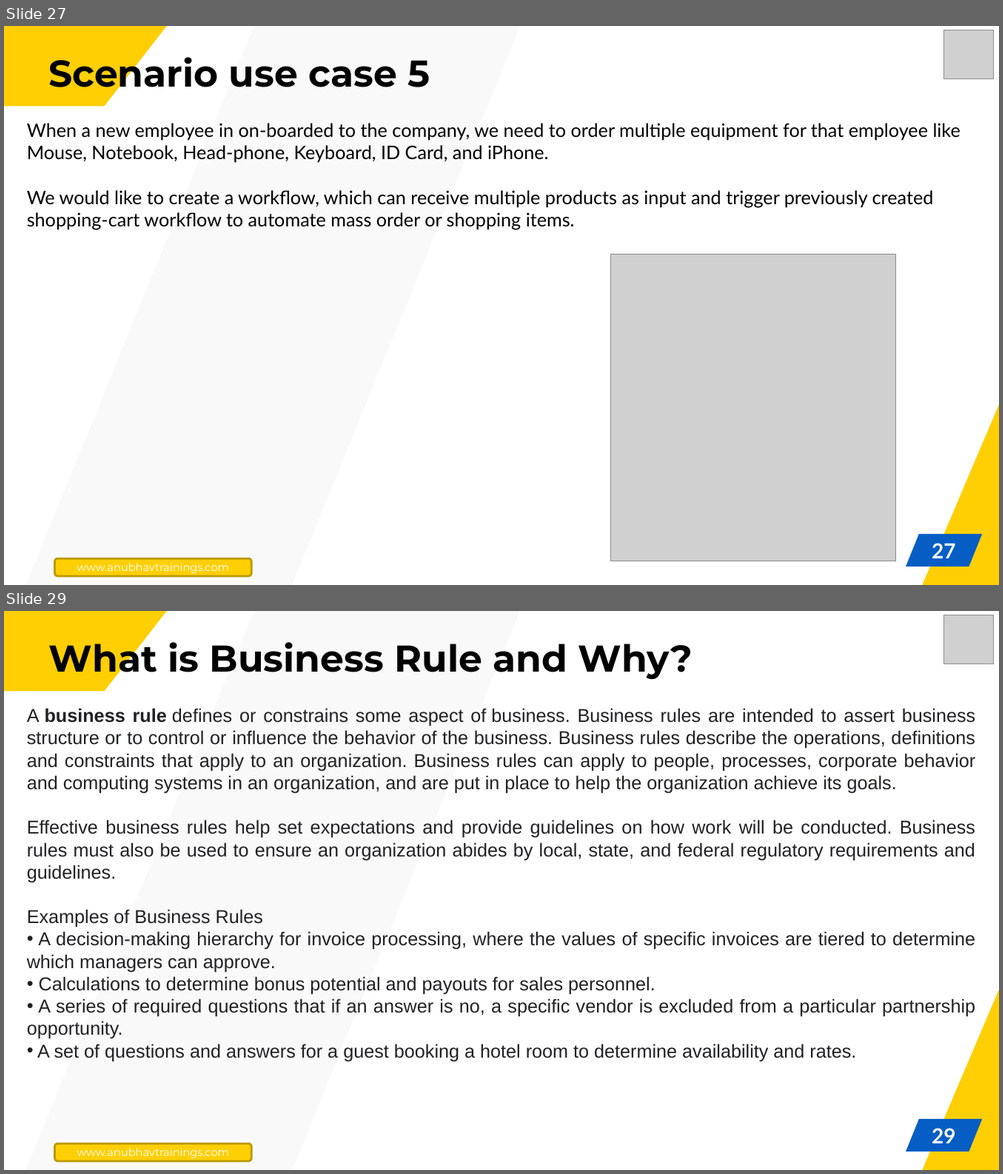
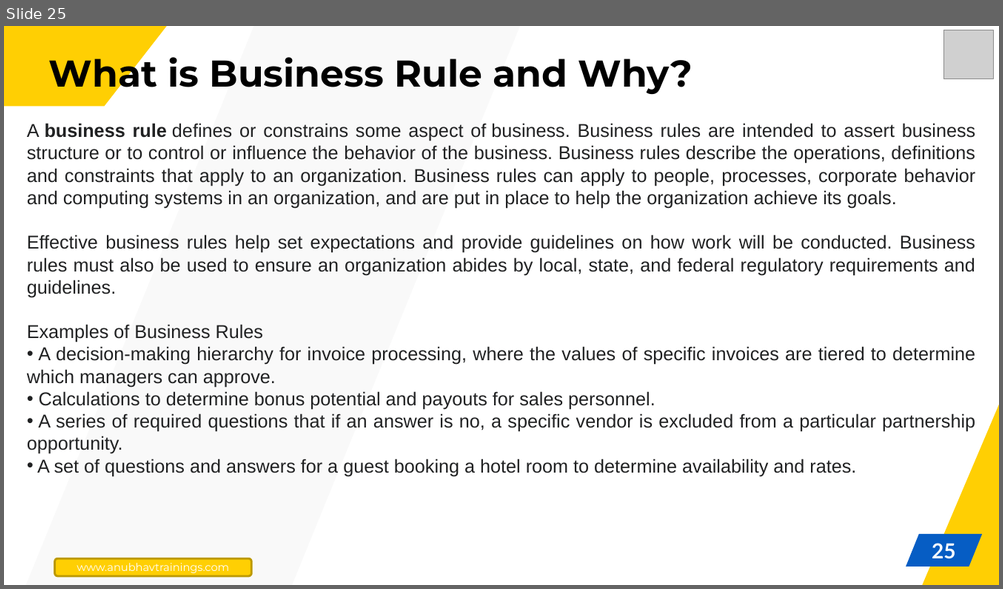
Before and after one commit to soyuztechnologies/BTP_CLD500, a slide deck: Day 3/Day 3.pptx. Shown one above the other, each under a label of ours: slides 27 and 29 before the commit, slide 25 after it; the slides between them are not shown. The pictures are 1003x1174 and 1003x589 pixels, drawn with LibreOffice and Linux fonts; fonts in the diff are those of the drawing; grey boxes stand for pictures. Boxes give left, top, right and bottom in pixels: in the first picture for what was removed or moved away, otherwise in the second. Text is boxed around its words. In the diff, an @@ line names an element or a change of style, - is before the commit and + after.

```diff
--- a/Day 3/Day 3.pptx
+++ b/Day 3/Day 3.pptx
@@ slide 27 removed at (x1=4, y1=26, x2=999, y2=585), background #FFFFFF; not listed: 3 template elements that a slide beside it also shows @@
@@ freeform shape removed at (x1=4, y1=26, x2=167, y2=106) @@
@@ picture removed at (x1=943, y1=30, x2=993, y2=80) @@
@@ title removed at (x1=49, y1=51, x2=430, y2=96) @@
-Scenario use case 5
@@ text removed at (x1=27, y1=123, x2=960, y2=230) @@
-When a new employee in on-boarded to the company, we need to order multiple equipment for that employee like Mouse, Notebook, Head-phone, Keyboard, ID Card, and iPhone.
-We would like to create a workflow, which can receive multiple products as input and trigger previously created shopping-cart workflow to automate mass order or shopping items.
@@ picture removed at (x1=611, y1=255, x2=896, y2=562) @@
@@ page number removed at (x1=931, y1=543, x2=956, y2=559) @@
-27
@@ rounded rectangle removed at (x1=55, y1=559, x2=252, y2=577) @@
-www.anubhavtrainings.com
@@ what was slide 29 is now slide 25 @@
@@ page number at (x1=931, y1=543, x2=956, y2=560): text changed @@
-29
+25
```
Also in this commit, not shown: 3 slides changed, 3 other slides removed, 40 other files.
